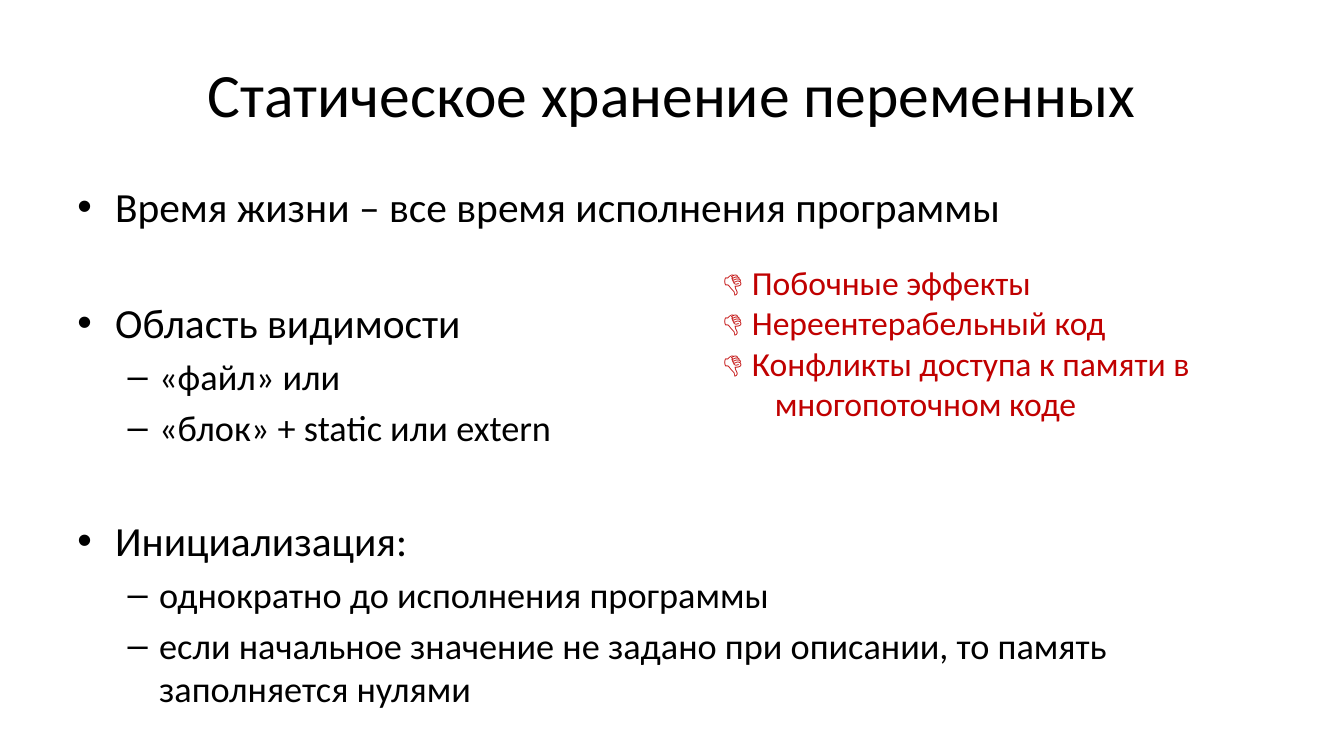
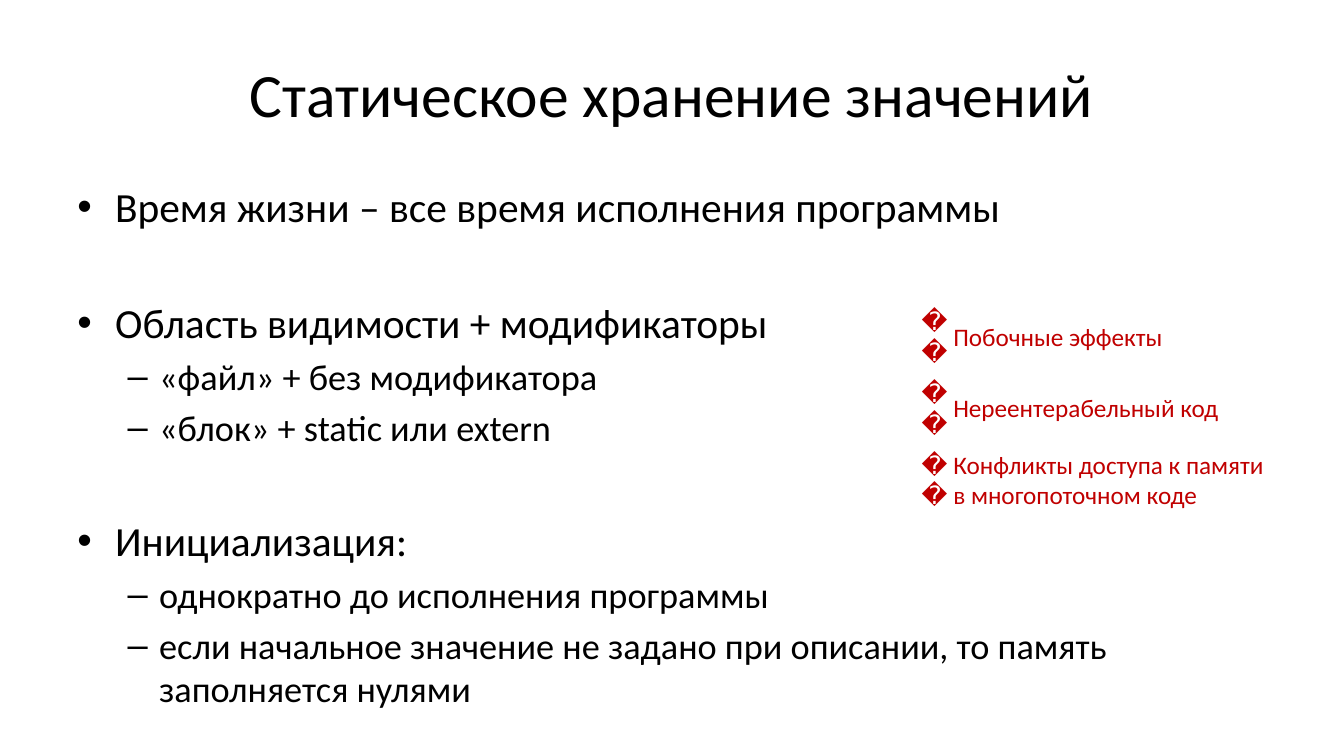
Before and after one commit to Evgueni-Petrov-aka-espetrov/Algorithms-and-Programming-in-C-pptx, a slide deck: slide 118 of 02.75 Лексика и концепции языка Си.pptx (slide 113 before the commit). Drawn at 1344x756 pixels with LibreOffice and Linux fonts; fonts in the diff are those of the drawing. Boxes give left, top, right and bottom in pixels: in the first picture for what was removed or moved away, otherwise in the second. Text is boxed around its words. In the diff, an @@ line names an element or a change of style, - is before the commit and + after.

Commit message:
добавил про динамическое хранение; упорядочил по частотности; добавил пример про области видимости и картинку про стек, кучу и т.п.

```diff
--- a/02.75 Лексика и концепции языка Си.pptx
+++ b/02.75 Лексика и концепции языка Си.pptx
@@ title at <box>250,75,1093,127</box>: text changed @@
-Статическое хранение переменных
+Статическое хранение значений
@@ text removed at <box>752,272,1189,422</box> @@
-👎 Побочные эффекты
-👎 Нереентерабельный код
-👎 Конфликты доступа к памяти в
-многопоточном коде
@@ text at <box>115,310,768,396</box>: text changed @@
-• Область видимости
-  – «файл» или
+• Область видимости + модификаторы
+  – «файл» + без модификатора
@@ table added at <box>911,301,1276,512</box>, 3 rows, 2 columns @@
+👎 | Побочные эффекты
+👎 | Нереентерабельный код
+👎 | Конфликты доступа к памяти в многопоточном коде
```
Also in this commit, not shown: 31 other slides changed, 6 slides added.
